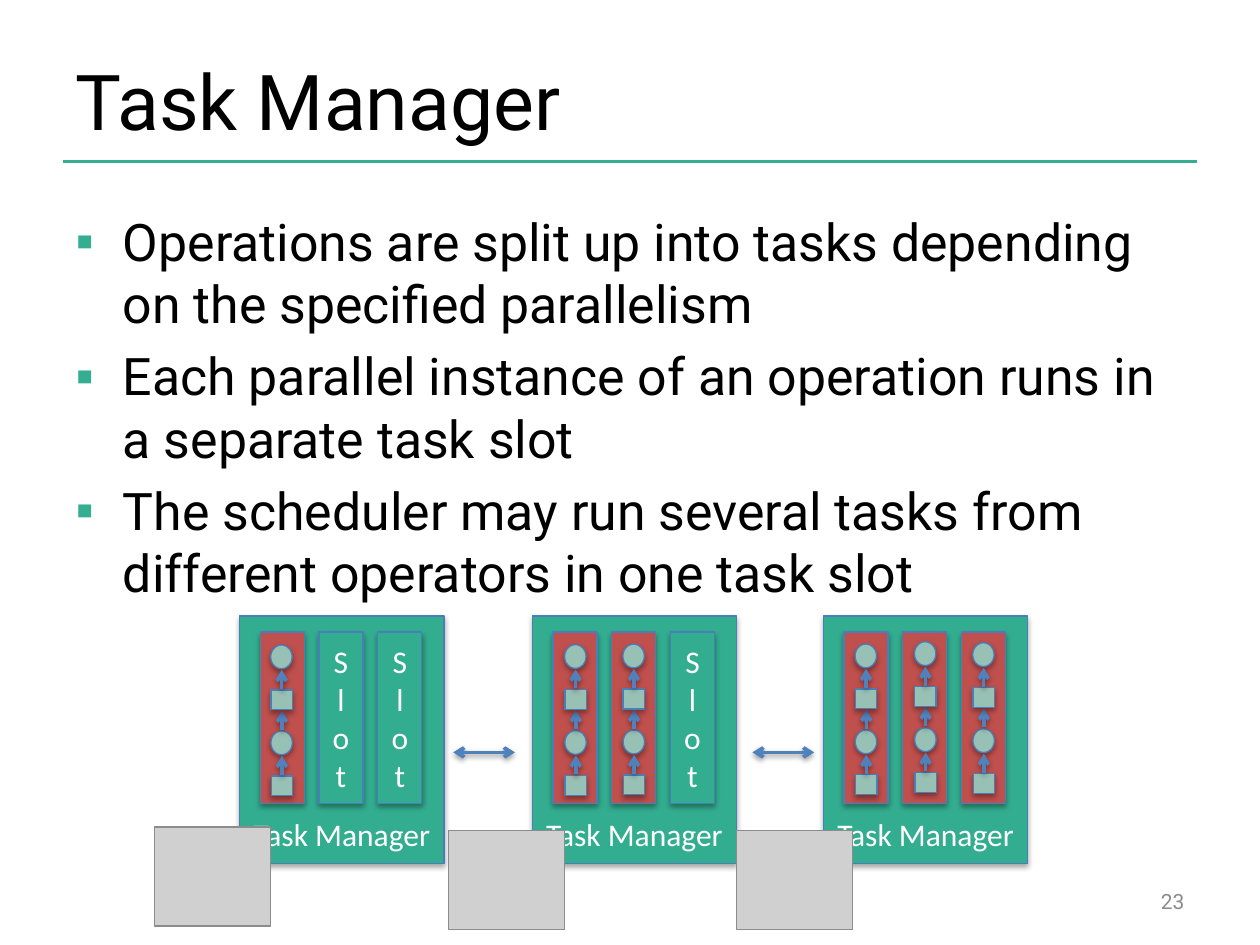
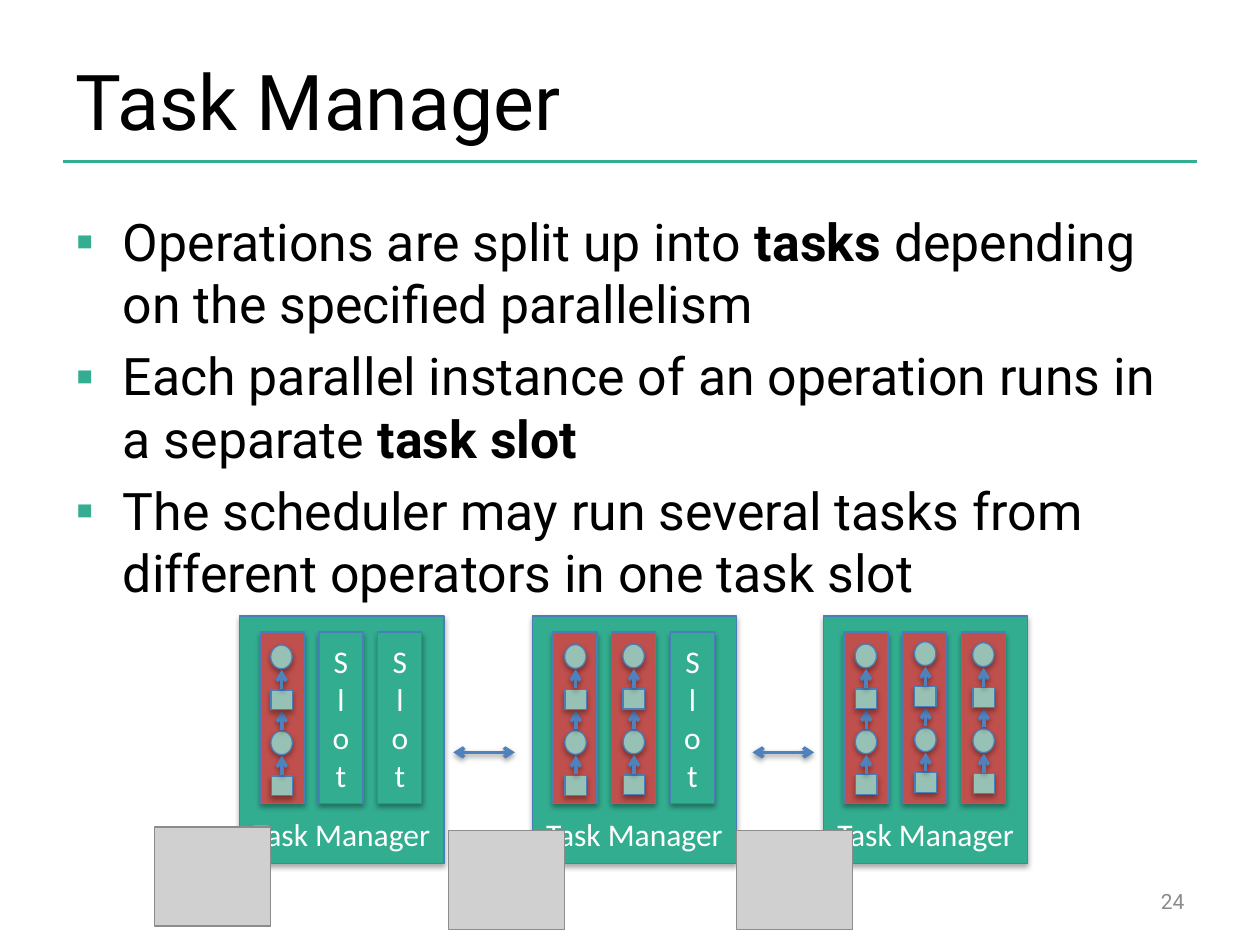
Before and after one commit to dataArtisans/flink-training-web, a slide deck: slide 24 of slides/flink_overview.pptx (slide 23 before the commit). Drawn at 1260x945 pixels with LibreOffice and Linux fonts; fonts in the diff are those of the drawing; grey boxes stand for pictures; background and template pictures are left out. Boxes give left, top, right and bottom in pixels: in the first picture for what was removed or moved away, otherwise in the second. Text is boxed around its words. In the diff, an @@ line names an element or a change of style, - is before the commit and + after.

```diff
--- a/slides/flink_overview.pptx
+++ b/slides/flink_overview.pptx
@@ text at (x1=123, y1=222, x2=1155, y2=469): bold on in "tasks", "task slot" @@
@@ page number at (x1=1161, y1=894, x2=1185, y2=909): text changed @@
-23
+24
```
Also in this commit, not shown: 5 other slides changed, 2 slides added, 3 slides removed.
